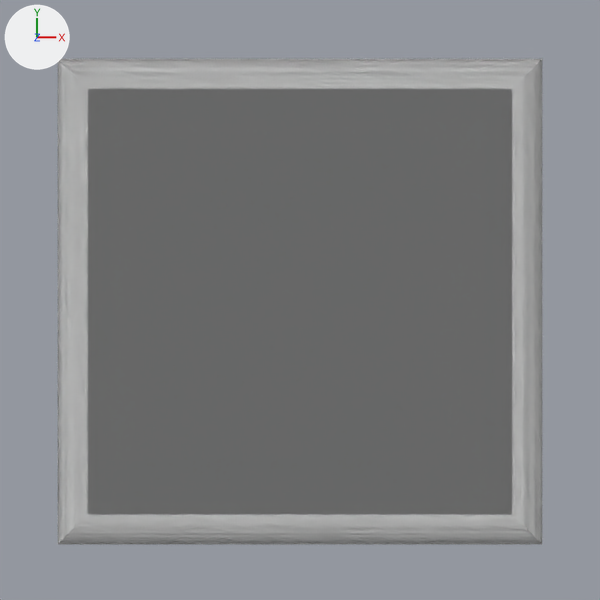
The Blender file TwoButtonGame/Assets/Stuff/UI/MenuMenu/Frame/Back.blend, before and after one commit.
Rendered twice from the file's camera 'Camera'. Arrows for +X, +Y and +Z are at upper left; the lights stay in place.

The first picture shows 'Back'.
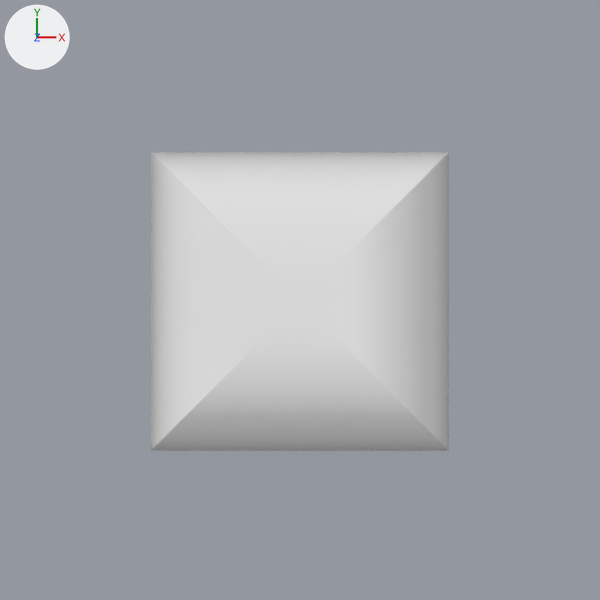
Patch to the scene script:
```diff
--- a/TwoButtonGame/Assets/Stuff/UI/MenuMenu/Frame/Back.blend.py
+++ b/TwoButtonGame/Assets/Stuff/UI/MenuMenu/Frame/Back.blend.py
@@ me_cube_003 @@
 me_cube_003.from_pydata(...)  # 8 vertices, 6 faces; spans x -0.81..0.81, y -0.81..0.8, z -0.5..-0.21
 # used by ob_back; location = (0.0, 0.0, 0.0)
+# me_cube_003 part 1: the whole mesh is scaled about its middle by (0.614, 0.614, 2.42), then moved by (0.0, 0.0, -0.01)
 me_cube_003.materials.append(mat_material)
@@ ob_back @@
 ob_back.location = (0.0, 0.0, 0.0)
-_m = ob_back.modifiers.new('Mirror', 'MIRROR')
-_m.use_clip = True
 _m = ob_back.modifiers.new('Bevel', 'BEVEL')
+_m.width = 0.45
+_m.width_pct = 0.45
 _m.segments = 12
```

Location of each change, [x1, y1, x2, y2] in pixels of the pictures (600 x 600 px):
'Back', mesh rescaled, modifiers changed (38% narrower, 38% shorter): before [58, 59, 542, 544]; after [151, 152, 449, 451]
